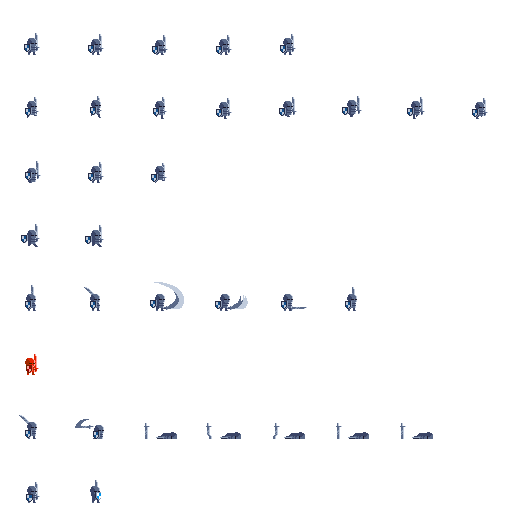
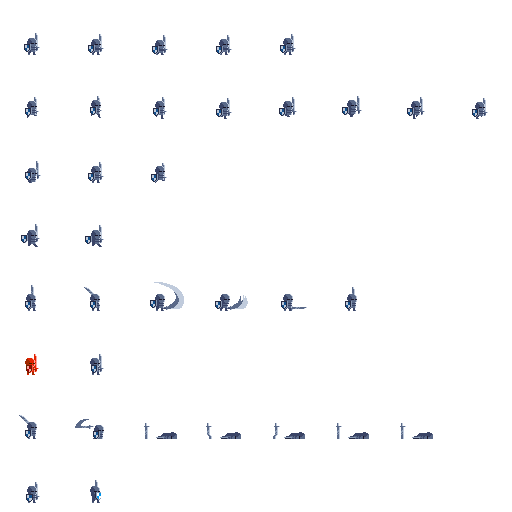
Revision of a layered 512x512 image; what changed, layer by layer:
added layer "Layer 2 copy" above "Hue/Saturation 1" over (90, 354, 104, 375)
